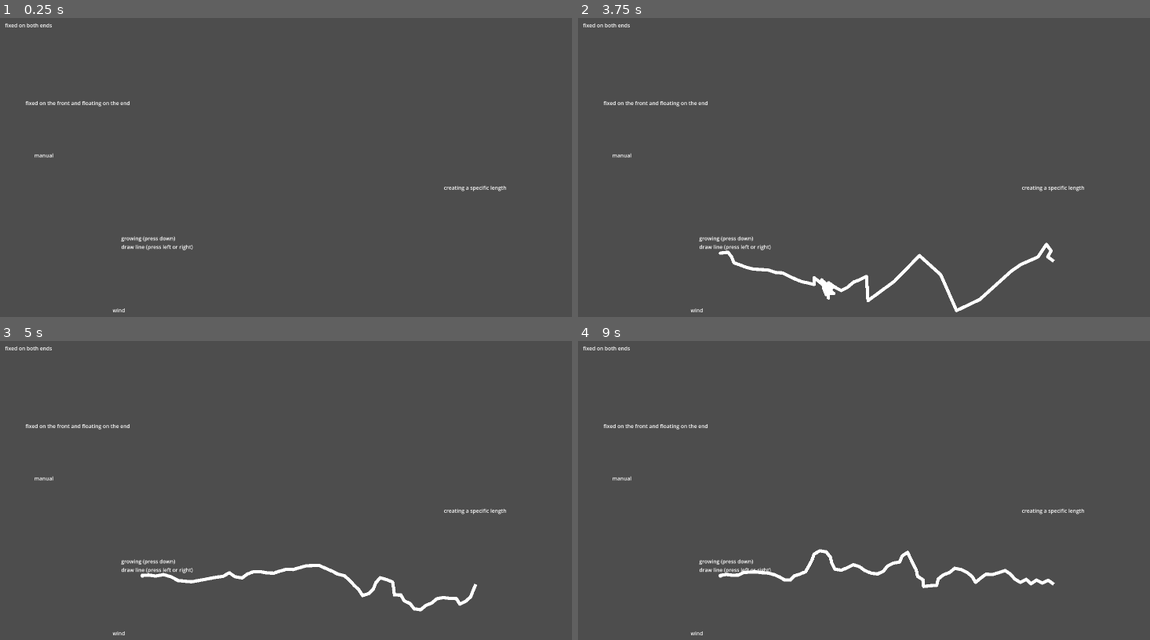
Above: before the commit, frames 1-4 (two rows, left to right).
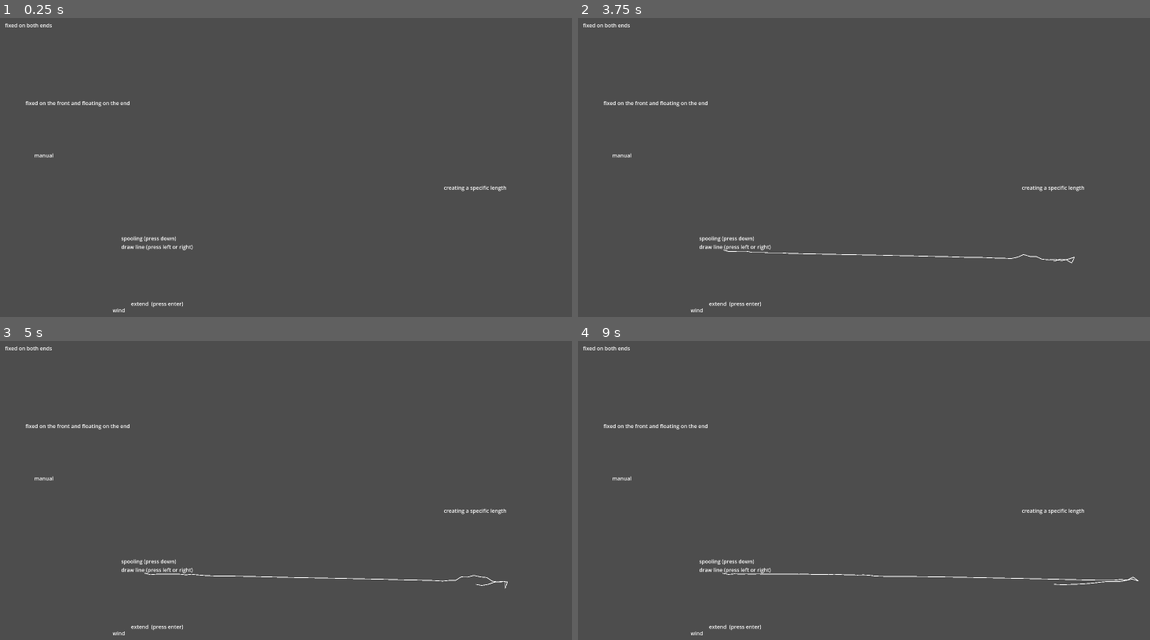
Above: after the commit, the same moments.

Repository: bennbollay/godot-rope
Game: Godot game, scene res://test/test_rope.tscn
The game is run twice, just before and just after one commit, with the same random seed, the same clock (stepped at 60 frames per second) and the same inputs. The project has no main scene, so this scene is started directly.
Inputs (mouse positions are in pixels of both pictures, inside the frame that each line leads up to):
- Up to frame 1 (0.25 s): no input
- Up to frame 2 (3.75 s): tap Enter (ui_accept) at 0.5, 1.35, 1.52, 1.82, 2, 2.85, 3.02, 3.32, 3.5 s; move the mouse to (972, 188) at 0.52 s; hold Right (ui_right) 0.53-1.28 s; hold Enter (ui_accept) 0.53-1.28 s; move the mouse to (709, 230) at 1.27 s; hold Down (ui_down) 1.28-2.03 s; move the mouse to (898, 119) at 2.02 s; hold Right (ui_right) 2.03-2.78 s; hold Enter (ui_accept) 2.03-2.78 s; move the mouse to (806, 293) at 2.77 s; hold Up (ui_up) 2.78-3.53 s; move the mouse to (1024, 272) at 3.52 s; hold Left (ui_left) from 3.53 s (still down); hold Enter (ui_accept) from 3.53 s (still down)
- Up to frame 3 (5 s): keep holding Left (ui_left); move the mouse to (68, 469) at 4.27 s; release Enter (ui_accept) at 4.28 s; tap Enter (ui_accept) at 4.35, 4.52, 4.82 s
- Up to frame 4 (9 s): move the mouse to (869, 532) at 5.02 s; release Left (ui_left) at 5.03 s; hold Down (ui_down) 5.03-5.78 s; hold Enter (ui_accept) 5.03-5.78 s; move the mouse to (743, 427) at 5.77 s; hold Right (ui_right) 5.78-6.53 s; tap Enter (ui_accept) at 5.85, 6.02, 6.32, 7.35, 7.52, 7.82, 8.85 s; move the mouse to (972, 511) at 6.52 s; hold Up (ui_up) 6.53-7.28 s; hold Enter (ui_accept) 6.53-7.28 s; move the mouse to (709, 553) at 7.27 s; hold Right (ui_right) 7.28-8.03 s; move the mouse to (898, 442) at 8.02 s; hold Down (ui_down) 8.03-8.78 s; hold Enter (ui_accept) 8.03-8.78 s; move the mouse to (806, 616) at 8.77 s; hold Left (ui_left) from 8.78 s (still down)

The runs differ from the first frame. In frame 1, 0.2% of the frame differs, in the area x 21-32%, y 72-97%; in frame 2, 1.4%, in the area x 21-87%, y 72-99%; in frame 3, 1.2%; in frame 4, 1.3%.

Commit message:
Set up release scripting and update to the latest version

Diff:
--- a/project.godot
+++ b/project.godot
@@ -8,10 +8,14 @@
 
 config_version=5
 
+[animation]
+
+compatibility/default_parent_skeleton_in_mesh_instance_3d=true
+
 [application]
 
 config/name="Godot Rope Example Project"
-config/features=PackedStringArray("4.5", "GL Compatibility")
+config/features=PackedStringArray("4.6", "GL Compatibility")
 
 [display]
 
--- a/rope/rope.gd
+++ b/rope/rope.gd
@@ -10,9 +10,15 @@
 
 var piece_length: float
 var rope_start: RopePiece
+var rope_last_piece: RopePiece
+var owned_rope_end: bool = false
+
 var close_tolerance: float
 
 var pending_spool_pieces: int = 0
+
+var piece_default_gravity_scale: float = 0.0
+var endpoint_default_gravity_scale: float = 0.0
 
 
 func get_joint(n: Node2D) -> PinJoint2D:
@@ -28,6 +34,8 @@
 
 
 func get_joint_b(j: PinJoint2D) -> PhysicsBody2D:
+	if j.node_b.is_empty():
+		return null
 	return j.get_node(j.node_b)
 
 
@@ -45,24 +53,36 @@
 	return (get_shape(piece).shape as CapsuleShape2D).height
 
 
-func _init(start: RopePiece, length: float = DEFAULT_PIECE_LENGTH, close_tol: float = LOCATION_TOLERANCE) -> void:
-	piece_length = length
+func _init(
+		start: RopePiece,
+		segment_length: float = DEFAULT_PIECE_LENGTH,
+		piece_default_gravity: float = 0.0,
+		end_default_gravity: float = 0.0,
+		close_tol: float = LOCATION_TOLERANCE,
+) -> void:
+	piece_length = segment_length
 	rope_start = start
 	close_tolerance = close_tol
-
-
-func create_rope(end_or_vec2: Variant, max_segments: int = -1):
+	piece_default_gravity_scale = piece_default_gravity
+	endpoint_default_gravity_scale = end_default_gravity
+
+
+func create_rope(end_or_vec2: Variant, max_segments: int = -1, start_piece: RopePiece = rope_start) -> RopePiece:
 	var end_pos: Vector2
+
+	if end_or_vec2 is Vector2i:
+		end_or_vec2 = Vector2(end_or_vec2.x, end_or_vec2.y)
 
 	if end_or_vec2 is Vector2:
 		end_pos = end_or_vec2
 	else:
 		end_pos = get_joint(end_or_vec2).global_position
 
-	var start_pos: Vector2 = get_joint(rope_start).global_position
+	var start_pos: Vector2 = get_joint(start_piece).global_position
 	var distance := start_pos.distance_to(end_pos)
 	var num_segments: int = round(distance / piece_length)
-	var spawn_angle := start_pos.angle_to_point(end_pos) - PI / 2
+	var actual_angle = start_pos.angle_to_point(end_pos)
+	var spawn_angle: float = actual_angle - PI / 2
 	var floating_end: bool = false
 
 	if max_segments != -1 and num_segments > max_segments:
@@ -73,28 +93,39 @@
 	shape.height = piece_length
 	shape.radius = 1.0
 
-	var last_piece := create_rope_segments(num_segments, shape, spawn_angle, end_pos)
-
-	var rope_end_piece: RopePiece
+	rope_last_piece = _create_rope_segments(start_piece, num_segments, shape, spawn_angle, end_pos)
+
+	var rope_end: RopePiece
 
 	if end_or_vec2 is Vector2 or floating_end:
-		rope_end_piece = RopeEndPieceScene.instantiate()
-		rope_end_piece.global_position = last_piece.global_position
-		rope_end_piece.gravity_scale = 0.0
-		add_child(rope_end_piece)
+		rope_end = RopeEndPieceScene.instantiate()
+		rope_end.global_position = rope_last_piece.global_position + Vector2.from_angle(actual_angle).normalized() * piece_length
+		rope_end.gravity_scale = endpoint_default_gravity_scale
+		add_child(rope_end)
+
+		owned_rope_end = true
 	else:
-		rope_end_piece = end_or_vec2
-
+		rope_end = end_or_vec2
 
 	# Connect the last_piece to the end of the chain.
-	var last_joint = get_joint(last_piece)
-	last_joint.node_a = last_piece.get_path()
-	last_joint.node_b = rope_end_piece.get_path()
-	last_piece.next_piece = rope_end_piece
-
-
-func create_rope_segments(num_segments: int, shape: CapsuleShape2D, spawn_angle: float, end_pos: Variant) -> RopePiece:
-	var piece: RopePiece = rope_start
+	var last_joint = get_joint(rope_last_piece)
+	last_joint.node_a = rope_last_piece.get_path()
+	last_joint.node_b = rope_end.get_path()
+	rope_last_piece.next_piece = rope_end
+
+	return rope_end
+
+
+func extend(end_or_vec2: Variant, max_segments: int = -1) -> RopePiece:
+	if owned_rope_end:
+		var rope_end: RopePiece = rope_last_piece.next_piece
+		remove_child(rope_end)
+		get_joint(rope_last_piece).node_b = ""
+	return create_rope(end_or_vec2, max_segments, rope_last_piece)
+
+
+func _create_rope_segments(start: RopePiece, num_segments: int, shape: CapsuleShape2D, spawn_angle: float, end_pos: Variant) -> RopePiece:
+	var piece: RopePiece = start
 	for i in num_segments:
 		piece = add_piece(piece, i, shape, spawn_angle)
 		var joint_pos = get_joint(piece).global_position
@@ -116,7 +147,7 @@
 	get_joint(piece).position.y = piece_length
 	piece.global_position = prev_joint.global_position
 	piece.rotation = spawn_angle
-	piece.gravity_scale = 0.0
+	piece.gravity_scale = piece_default_gravity_scale
 	piece.set_name("rope_piece_" + str(id))
 	prev_piece.next_piece = piece
 
@@ -203,8 +234,72 @@
 
 func get_points() -> Array[Vector2]:
 	var points: Array[Vector2] = []
-	var walker: RopePiece = rope_start
+	var walker: RopePiece = rope_start.next_piece
 	while walker:
 		points.append(walker.global_position)
 		walker = walker.next_piece
 	return points
+
+
+func to_json() -> Dictionary:
+	var rope = []
+	var walker: RopePiece = rope_start.next_piece
+	var last_piece: RopePiece = rope_start
+	while walker:
+		rope.append(walker.rotation)
+		last_piece = walker
+		walker = walker.next_piece
+
+	return {
+		"piece_length": piece_length,
+		"close_tolerance": close_tolerance,
+		"piece_default_gravity_scale": piece_default_gravity_scale,
+		"endpoint_default_gravity_scale": endpoint_default_gravity_scale,
+		"rope": rope,
+		"end_global_position": str(last_piece.global_position),
+	}
+
+
+static func create_saved_rope(start: RopePiece, saved_rope: Variant) -> Rope:
+	return Rope.new(
+		start,
+		saved_rope.piece_length,
+		saved_rope.piece_default_gravity_scale,
+		saved_rope.endpoint_default_gravity_scale,
+	)
+
+
+func from_json(saved_rope: Variant) -> RopePiece:
+	if not "rope" in saved_rope:
+		return
+
+	rope_last_piece = _set_points(saved_rope.rope)
+
+	# Assumes free-floating endpoint.
+	var rope_end_piece: RopePiece
+	rope_end_piece = RopeEndPieceScene.instantiate()
+	rope_end_piece.global_position = Utility.string_to_vector2(saved_rope.end_global_position)
+	rope_end_piece.gravity_scale = endpoint_default_gravity_scale
+	owned_rope_end = true
+	add_child(rope_end_piece)
+
+	# Connect the last_piece to the end of the chain.
+	var last_joint = get_joint(rope_last_piece)
+	last_joint.node_a = rope_last_piece.get_path()
+	last_joint.node_b = rope_end_piece.get_path()
+	rope_last_piece.next_piece = rope_end_piece
+
+	return rope_end_piece
+
+
+func _set_points(points: Array) -> RopePiece:
+	var piece: RopePiece = rope_start
+	var shape: CapsuleShape2D = CapsuleShape2D.new()
+	shape.height = piece_length
+	shape.radius = 1.0
+
+	# Ignore the last entry which is the rope_end_piece
+	for i in range(0, points.size() - 1):
+		piece = add_piece(piece, i, shape, points[i])
+
+	return piece
--- /dev/null
+++ b/rope/rope_draw_gradient.tscn
@@ -0,0 +1,59 @@
+[gd_scene format=3 uid="uid://bjd3h1fgjaygh"]
+
+[sub_resource type="Gradient" id="Gradient_ru52x"]
+offsets = PackedFloat32Array(0, 0.2, 0.5, 0.8, 1)
+colors = PackedColorArray(1, 0, 0, 0, 1, 0, 0, 0.60784316, 1, 0, 0, 1, 1, 0, 0, 0.60784316, 1, 0, 0, 0)
+
+[sub_resource type="GradientTexture2D" id="GradientTexture2D_vddhv"]
+gradient = SubResource("Gradient_ru52x")
+width = 1
+fill_from = Vector2(1, 0.86752135)
+fill_to = Vector2(1, 0.12820514)
+
+[sub_resource type="GDScript" id="GDScript_50aip"]
+script/source = "extends Line2D
+
+class_name RopeDrawGradient
+
+var rope: Rope
+
+
+func _ready() -> void:
+	begin_cap_mode = Line2D.LINE_CAP_NONE
+	joint_mode = Line2D.LINE_JOINT_ROUND
+	width = 30
+
+
+func _process(_delta: float) -> void:
+	if not rope:
+		return
+
+	points = rope.get_points()
+
+
+func set_rope(draw_rope: Rope):
+	rope = draw_rope
+
+
+func set_color(color: Color):
+	var grad_texture: GradientTexture2D = texture
+	var colors: PackedColorArray = grad_texture.gradient.colors
+
+	print(colors)
+	print(grad_texture.gradient.offsets)
+
+	for i in range(0, colors.size()):
+		colors[i].r = color.r
+		colors[i].g = color.g
+		colors[i].b = color.b
+
+	grad_texture.gradient.colors = colors
+"
+
+[node name="RopeDrawGradient" type="Line2D"]
+rotation = 0.0016605188
+points = PackedVector2Array(5, 10, 1687.8226, 1096.1989)
+width = 50.0
+texture = SubResource("GradientTexture2D_vddhv")
+texture_mode = 1
+script = SubResource("GDScript_50aip")
--- /dev/null
+++ b/rope/rope_end_piece.gd
@@ -0,0 +1,3 @@
+extends RopePiece
+
+class_name RopeEndPiece
--- a/rope/rope_end_piece.tscn
+++ b/rope/rope_end_piece.tscn
@@ -1,12 +1,12 @@
 [gd_scene load_steps=3 format=3 uid="uid://bhof88x0fym2i"]
 
-[ext_resource type="Script" uid="uid://eq3krsynavvh" path="res://rope/rope_piece.gd" id="1_0brly"]
+[ext_resource type="Script" uid="uid://s7fd2wm3tt7w" path="res://rope/rope_end_piece.gd" id="1_mr5ka"]
 
 [sub_resource type="CircleShape2D" id="CircleShape2D_vfguq"]
 
 [node name="RopeEndPiece" type="RigidBody2D"]
 collision_mask = 16
-script = ExtResource("1_0brly")
+script = ExtResource("1_mr5ka")
 
 [node name="CollisionShape2D" type="CollisionShape2D" parent="."]
 shape = SubResource("CircleShape2D_vfguq")
--- a/rope/rope_piece.gd
+++ b/rope/rope_piece.gd
@@ -14,6 +14,7 @@
 @onready var joint: PinJoint2D = $PinJoint2D
 
 var next_piece: RopePiece
+var follow_mouse: bool = false
 
 signal on_relocation_done()
 
@@ -48,7 +49,7 @@
 
 
 func get_mouse_vector() -> Vector2:
-	if not Input.is_action_pressed("ui_up"):
+	if not follow_mouse:
 		return Vector2.ZERO
 
 	return (get_global_mouse_position() - position).normalized()
--- a/rope/rope_simple_line.gd
+++ b/rope/rope_simple_line.gd
@@ -7,12 +7,57 @@
 
 func _init(draw_rope: Rope):
 	rope = draw_rope
+	begin_cap_mode = Line2D.LINE_CAP_ROUND
+	joint_mode = Line2D.LINE_JOINT_ROUND
+	width = 2
 
 
-func _ready() -> void:
-	begin_cap_mode = Line2D.LINE_CAP_ROUND
-	joint_mode = Line2D.LINE_JOINT_ROUND
+func use_gradient():
+	var c := PackedColorArray()
+	c.resize(5)
+	c.fill(Color.RED)
+	c[0].a = 0.0
+	c[1].a = 0.6
+	c[2].a = 1.0
+	c[3].a = 0.6
+	c[4].a = 0.0
+
+	texture = GradientTexture2D.new()
+	texture.gradient = Gradient.new()
+	texture.gradient.colors = c
+	texture.gradient.offsets = PackedFloat32Array([0.0, 0.2, 0.5, 0.8, 1.0])
+	texture.width = 1
+	texture.height = 64
+	texture_mode = Line2D.LINE_TEXTURE_TILE
+	texture.fill_from = Vector2(1, 0.86752135)
+	texture.fill_to = Vector2(1, 0.12820514)
+
+	begin_cap_mode = Line2D.LINE_CAP_NONE
 	width = 10
+
+
+func is_gradient() -> bool:
+	return not not texture
+
+
+func set_color(color: Color):
+	var grad_texture: GradientTexture2D = texture
+	if not is_gradient():
+		default_color = color
+		return
+
+	var colors: PackedColorArray = grad_texture.gradient.colors
+
+	for i in range(0, colors.size()):
+		colors[i].r = color.r
+		colors[i].g = color.g
+		colors[i].b = color.b
+
+	grad_texture.gradient.colors = colors
+
+
+func set_rope(draw_rope: Rope):
+	rope = draw_rope
 
 
 func _process(_delta: float) -> void:
@@ -20,7 +65,3 @@
 		return
 
 	points = rope.get_points()
-
-
-func set_rope(draw_rope: Rope):
-	rope = draw_rope
--- /dev/null
+++ b/rope/utility.gd
@@ -0,0 +1,15 @@
+class_name Utility
+
+
+static func string_to_vector2(s: String) -> Vector2:
+	if not s or s.length() == 0:
+		return Vector2.ZERO
+
+	var new_s: String = s
+
+	new_s = new_s.erase(0, 1)
+	new_s = new_s.erase(new_s.length() - 1, 1)
+	var parts: Array = new_s.split(", ")
+	# print("string_to_vector2: ", new_s, " into ", parts)
+
+	return Vector2(float(parts[0]), float(parts[1]))
--- a/rope/wind_generator.gd
+++ b/rope/wind_generator.gd
@@ -5,18 +5,18 @@
 enum PulseMode {
 	NONE,
 	SIN,
-	RAND
+	RAND,
 }
 
 @export var pulse_mode: PulseMode = PulseMode.NONE
-@export var speed: Vector2 = Vector2.UP * 2:
+@export var speed: Vector2 = Vector2.ZERO:
 	set(new_speed):
 		update_speed(new_speed)
 		speed = new_speed
 
-
 var bodies: Array[Node2D] = []
 var current_speed: Vector2
+
 
 func _ready() -> void:
 	body_entered.connect(_object_entered)
@@ -36,13 +36,13 @@
 
 
 func update_speed(new_speed: Vector2):
-	print("Speed to ", new_speed, " for ", bodies.size(), " entities")
 	for body: RopePiece in bodies:
 		body.wind_velocity -= current_speed
 		if new_speed.y < 0.0:
 			body.linear_velocity.y = new_speed.y
 		body.wind_velocity += new_speed
 	current_speed = new_speed
+
 
 func _object_entered(object: Node2D):
 	if not is_windable(object):
--- /dev/null
+++ b/test/rope_with_shader.gd
@@ -0,0 +1,30 @@
+extends Line2D
+
+class_name TestRopeDrawShader
+
+var rope: Rope
+
+var sh := preload("res://test/rope/test_rope_vfx.gdshader")
+
+
+func _init(draw_rope: Rope):
+	rope = draw_rope
+	var shader := ShaderMaterial.new()
+	shader.shader = sh
+
+
+func _ready() -> void:
+	begin_cap_mode = Line2D.LINE_CAP_ROUND
+	joint_mode = Line2D.LINE_JOINT_ROUND
+	width = 10
+
+
+func _process(_delta: float) -> void:
+	if not rope:
+		return
+
+	points = rope.get_points()
+
+
+func set_rope(draw_rope: Rope):
+	rope = draw_rope
--- a/test/test_rope.gd
+++ b/test/test_rope.gd
@@ -4,13 +4,7 @@
 @onready var rope_end_piece := $RopeEndPiece
 
 var grow_rope: Rope
-
-
-func add_label(pos: Vector2, text: String):
-	var l := RichTextLabel.new()
-	l.global_position = pos
-	l.text = text
-	add_child(l)
+var extend_rope: Rope
 
 
 func _ready() -> void:
@@ -43,6 +37,11 @@
 	rope.create_rope($RopeEndPiece5.global_position)
 	rope.spool(5)
 
+	# Test extending
+	extend_rope = Rope.new($RopeStartPiece6)
+	add_child(extend_rope)
+	extend_rope.create_rope($RopeEndPiece6.global_position, 20)
+
 
 var gate: float = 0.0
 var rope_drawer: RopeDrawSimpleLine
@@ -53,7 +52,7 @@
 	if gate > 0:
 		gate -= delta
 	if Input.is_action_pressed("ui_down") and gate <= 0:
-		gate = 2.0
+		gate = 0.2
 		print("Growing rope")
 		grow_rope.spool(5)
 	if Input.is_action_pressed("ui_left") and grow_rope and not rope_drawer:
@@ -62,3 +61,6 @@
 	if Input.is_action_pressed("ui_right") and grow_rope and rope_drawer:
 		rope_drawer.queue_free()
 		rope_drawer = null
+	if Input.is_action_pressed("ui_accept") and extend_rope and gate <= 0:
+		gate = 0.2
+		extend_rope.extend($RopeEndPiece6.global_position, 5)
--- a/test/test_rope.tscn
+++ b/test/test_rope.tscn
@@ -82,12 +82,12 @@
 gravity_scale = 0.0
 freeze = true
 
-[node name="Growing" type="Label" parent="."]
+[node name="Spooling" type="Label" parent="."]
 offset_left = 537.0
 offset_top = 713.0
 offset_right = 857.0
 offset_bottom = 736.0
-text = "growing (press down)
+text = "spooling (press down)
 draw line (press left or right)"
 
 [node name="RopeStartPiece4" parent="." instance=ExtResource("2_8rffi")]
@@ -97,6 +97,23 @@
 
 [node name="RopeEndPiece4" parent="." instance=ExtResource("2_8rffi")]
 position = Vector2(1623, 795)
+gravity_scale = 0.1
+freeze = true
+
+[node name="Extending" type="Label" parent="."]
+offset_left = 567.0
+offset_top = 913.0
+offset_right = 887.0
+offset_bottom = 962.0
+text = "extend  (press enter)"
+
+[node name="RopeStartPiece6" parent="." instance=ExtResource("2_8rffi")]
+position = Vector2(630, 943)
+gravity_scale = 0.0
+freeze = true
+
+[node name="RopeEndPiece6" parent="." instance=ExtResource("2_8rffi")]
+position = Vector2(1651, 968)
 gravity_scale = 0.1
 freeze = true
 
--- /dev/null
+++ b/test/test_rope_vfx.gd
@@ -0,0 +1,26 @@
+extends Node2D
+
+func _ready() -> void:
+	var rope: Rope
+
+	rope = Rope.new($RopeStartPiece, 50, 0.3)
+	add_child(rope)
+	rope.create_rope($RopeEndPiece)
+
+	var rope_simple_line := RopeDrawSimpleLine.new(rope)
+	rope_simple_line.set_color(Color.WEB_GREEN)
+	add_child(rope_simple_line)
+
+	rope = Rope.new($RopeStartPiece2, 50, 0.3)
+	add_child(rope)
+	rope.create_rope($RopeEndPiece2)
+
+	rope_simple_line = RopeDrawSimpleLine.new(rope)
+	rope_simple_line.use_gradient()
+	rope_simple_line.set_color(Color.BLUE_VIOLET)
+	add_child(rope_simple_line)
+
+	rope = Rope.new($RopeStartPiece3, 50)
+	add_child(rope)
+	var rope_end_piece := rope.create_rope(get_global_mouse_position())
+	rope_end_piece.follow_mouse = true
--- /dev/null
+++ b/test/test_rope_vfx.tscn
@@ -0,0 +1,71 @@
+[gd_scene format=3 uid="uid://dogt8gf41hn5g"]
+
+[ext_resource type="Script" uid="uid://dwj2lkvi7f0c1" path="res://test/test_rope_vfx.gd" id="1_4hj3c"]
+[ext_resource type="PackedScene" uid="uid://bhof88x0fym2i" path="res://rope/rope_end_piece.tscn" id="2_toorh"]
+
+[sub_resource type="Gradient" id="Gradient_ru52x"]
+offsets = PackedFloat32Array(0, 0.2137931, 0.55263156, 0.8172414, 1)
+colors = PackedColorArray(1, 0, 0, 0, 1, 0, 0, 0.60784316, 1, 0, 0, 1, 1, 0, 0, 0.60784316, 1, 0, 0, 0)
+
+[sub_resource type="GradientTexture2D" id="GradientTexture2D_vddhv"]
+gradient = SubResource("Gradient_ru52x")
+width = 1
+fill_from = Vector2(1, 0.86752135)
+fill_to = Vector2(1, 0.12820514)
+
+[node name="TestRopeVfx" type="Node2D"]
+script = ExtResource("1_4hj3c")
+
+[node name="Simple Line Drawer" type="Label" parent="."]
+offset_left = 181.0
+offset_top = 61.0
+offset_right = 326.0
+offset_bottom = 84.0
+text = "Simple line drawer"
+
+[node name="RopeStartPiece" parent="." instance=ExtResource("2_toorh")]
+position = Vector2(314, 98)
+gravity_scale = 0.0
+freeze = true
+
+[node name="RopeEndPiece" parent="." instance=ExtResource("2_toorh")]
+position = Vector2(1618, 108)
+gravity_scale = 0.1
+freeze = true
+
+[node name="Fixed on Both Ends2" type="Label" parent="."]
+offset_left = 179.0
+offset_top = 313.0
+offset_right = 328.0
+offset_bottom = 336.0
+text = "Draw with material"
+
+[node name="RopeStartPiece2" parent="." instance=ExtResource("2_toorh")]
+position = Vector2(312, 364)
+gravity_scale = 0.0
+freeze = true
+
+[node name="RopeEndPiece2" parent="." instance=ExtResource("2_toorh")]
+position = Vector2(1616, 374)
+gravity_scale = 0.1
+freeze = true
+
+[node name="GradientTest" type="Line2D" parent="."]
+position = Vector2(115, 272)
+rotation = 0.0016605188
+points = PackedVector2Array(5, 10, 5, 200)
+width = 50.0
+texture = SubResource("GradientTexture2D_vddhv")
+texture_mode = 1
+
+[node name="Follows the Mouse" type="Label" parent="."]
+offset_left = 184.0
+offset_top = 583.0
+offset_right = 333.0
+offset_bottom = 606.0
+text = "Follows the Mouse"
+
+[node name="RopeStartPiece3" parent="." instance=ExtResource("2_toorh")]
+position = Vector2(310, 665)
+gravity_scale = 0.0
+freeze = true
Not shown, added: rope/rope_end_piece.gd.uid
Not shown: 1 places in rope/rope_piece.tscn that only renumber resources
Not shown, added: rope/utility.gd.uid
Not shown: 1 places in rope/wind_generator.tscn that only renumber resources
Not shown, added: test/rope_with_shader.gd.uid
Not shown: 1 places in test/test_rope.tscn that only renumber resources
Not shown, added: test/test_rope_vfx.gd.uid
Not shown, added: script/patch.sh
Not shown, added: script/release.sh
